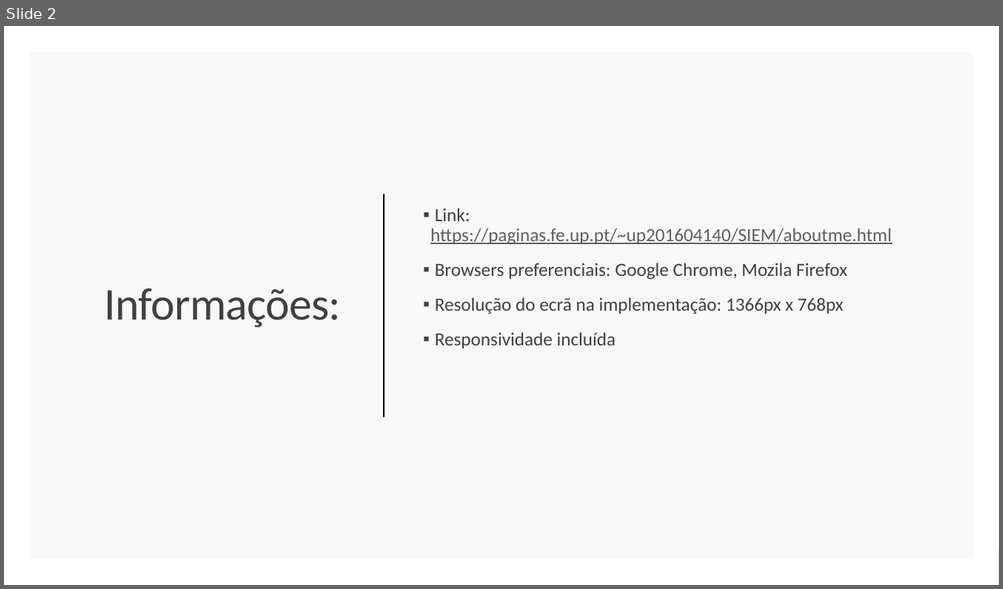
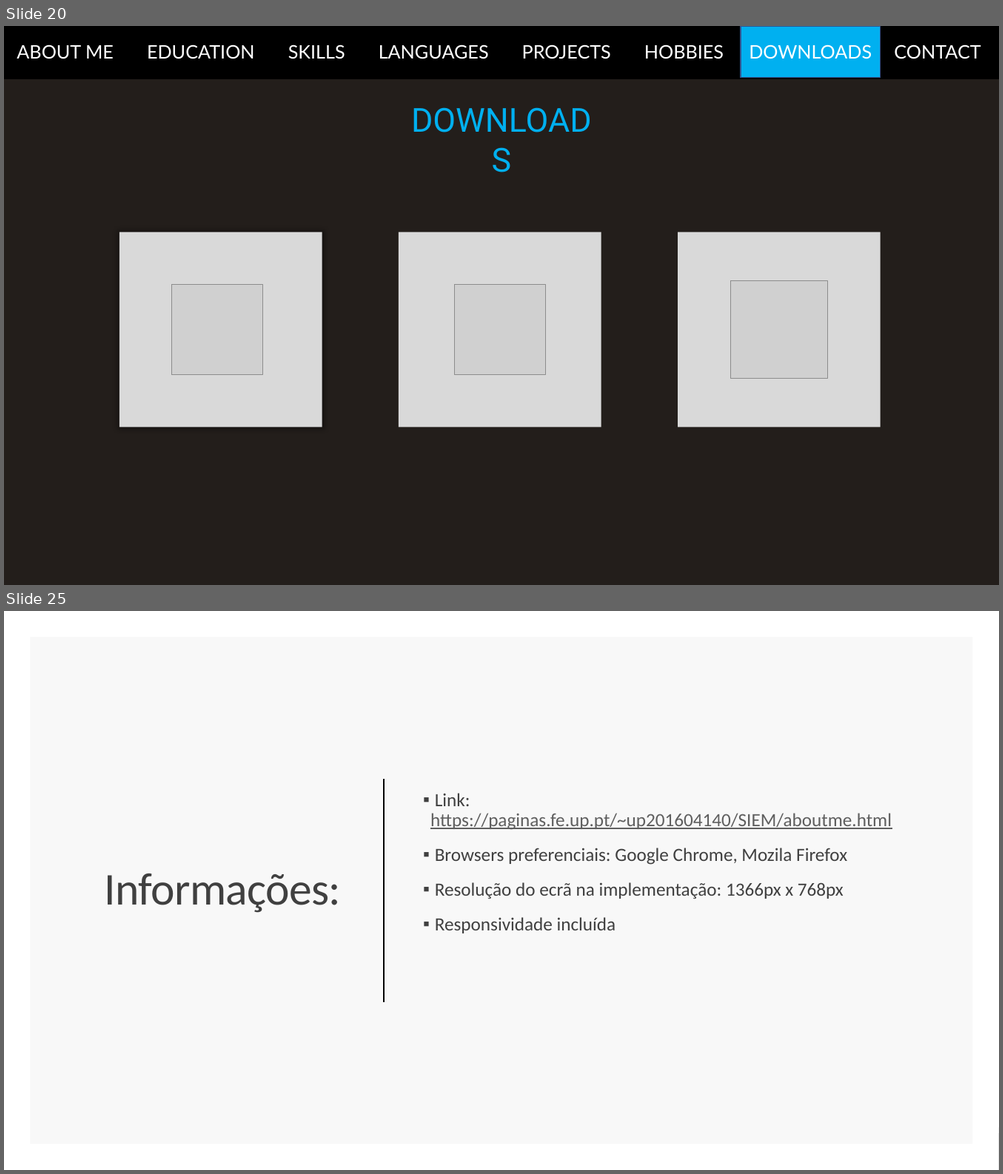
Before and after one commit to GoncaloMartins10/MyFirstHTML, a slide deck: dl/mockup.pptx. Shown one above the other, each under a label of ours: slide 2 before the commit, slides 20 and 25 after it; the slides between them are not shown. The pictures are 1003x589 and 1003x1174 pixels, drawn with LibreOffice and Linux fonts; fonts in the diff are those of the drawing; grey boxes stand for pictures. Boxes give left, top, right and bottom in pixels: in the first picture for what was removed or moved away, otherwise in the second. Text is boxed around its words. In the diff, an @@ line names an element or a change of style, - is before the commit and + after.

```diff
--- a/dl/mockup.pptx
+++ b/dl/mockup.pptx
@@ slide 20 added at <box>4,26,999,585</box>, background #231E1B @@
@@ rectangle added at <box>4,26,999,79</box>, fill #000000, 18 pt, text #FFFFFF @@
+ABOUT ME EDUCATION SKILLS LANGUAGES PROJECTS HOBBIES DOWNLOADS CONTACT
@@ rectangle added at <box>740,26,880,78</box>, fill #00B0F0, outline #325491 1 pt, 18 pt, text #FFFFFF @@
+DOWNLOADS
@@ text added at <box>400,96,603,143</box>, 32 pt, text #00B0F0 @@
+DOWNLOADS
@@ rectangle added at <box>119,232,322,428</box>, fill #D9D9D9 @@
@@ rectangle added at <box>398,232,601,428</box>, fill #D9D9D9 @@
@@ rectangle added at <box>677,232,880,428</box>, fill #D9D9D9 @@
@@ picture added at <box>172,284,263,375</box> @@
@@ picture added at <box>455,284,546,375</box> @@
@@ picture added at <box>730,281,828,379</box> @@
@@ what was slide 2 is now slide 25 @@
```
Also in this commit, not shown: 22 other slides added, 2 other files.
